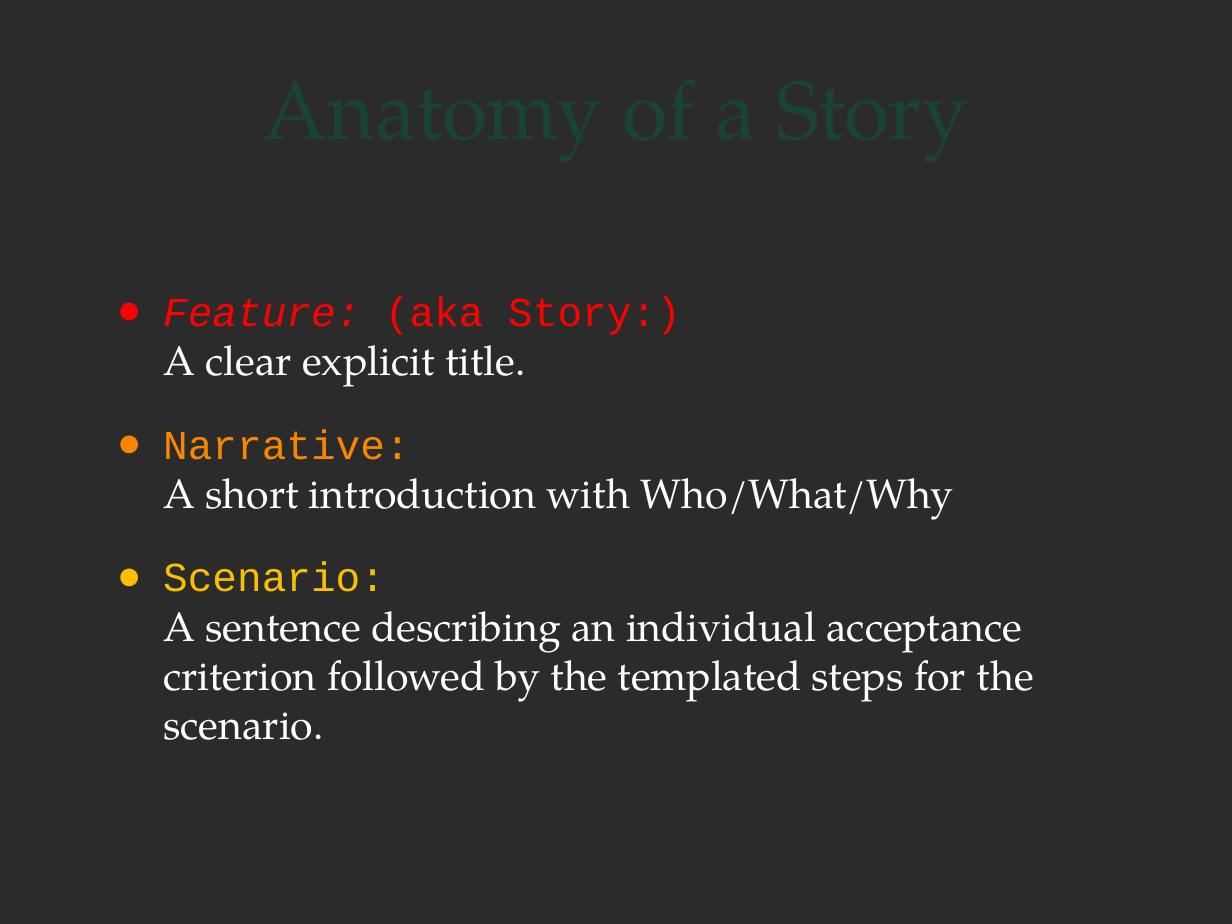
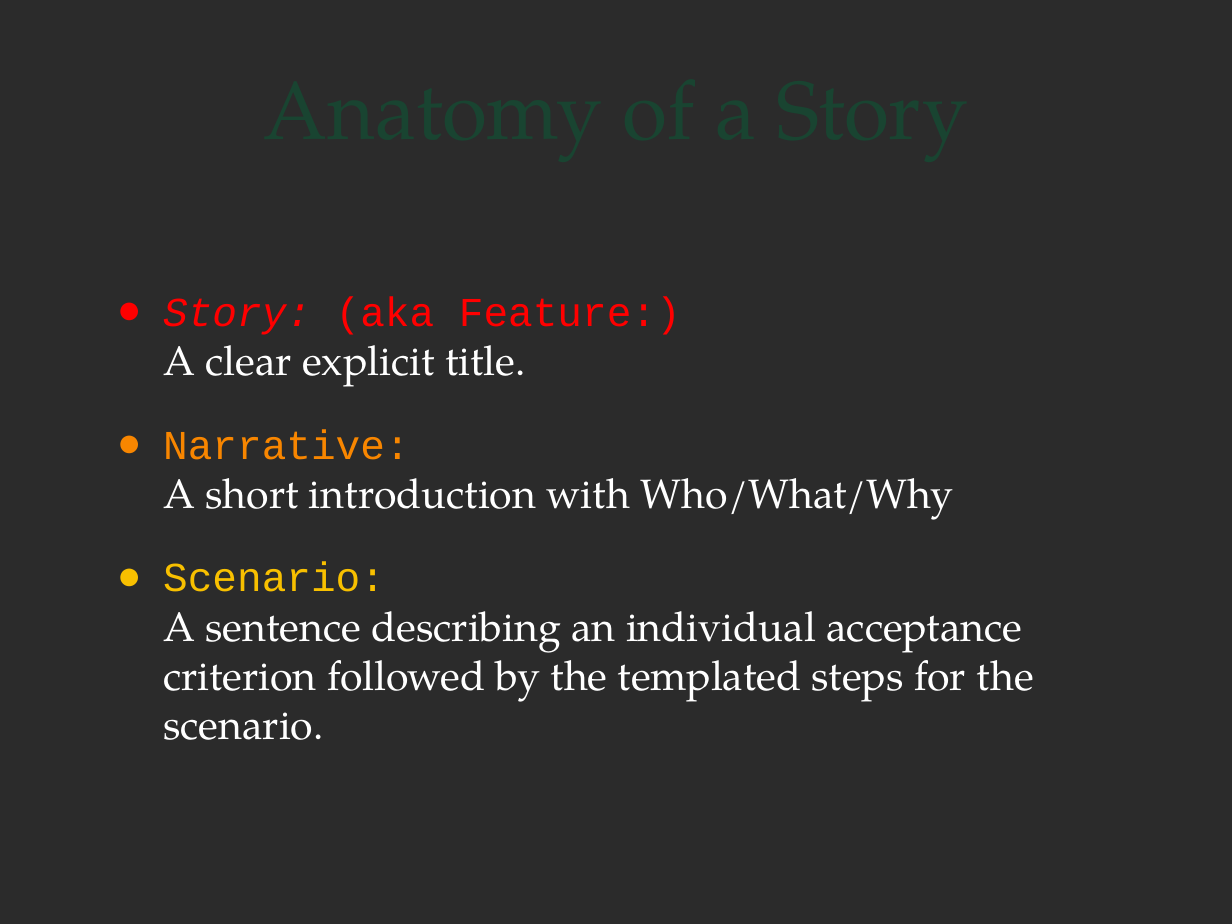
Before and after one commit to jbristow/bdd-presentation, a slide deck: slide 6 of presentation/bdd-presentation.pptx. Drawn at 1232x924 pixels with LibreOffice and Linux fonts; fonts in the diff are those of the drawing; background and template pictures are left out; a plain dark background stands for a picture behind light text. Boxes give left, top, right and bottom in pixels: in the first picture for what was removed or moved away, otherwise in the second. Text is boxed around its words. In the diff, an @@ line names an element or a change of style, - is before the commit and + after.

```diff
--- a/presentation/bdd-presentation.pptx
+++ b/presentation/bdd-presentation.pptx
@@ text at box(163, 296, 681, 387): text changed @@
-● Feature: (aka Story:)
-  A clear explicit title.
+● Story: (aka Feature:)
+  A clear explicit title.
```
Also in this commit, not shown: 5 slides added, 2 other files.
